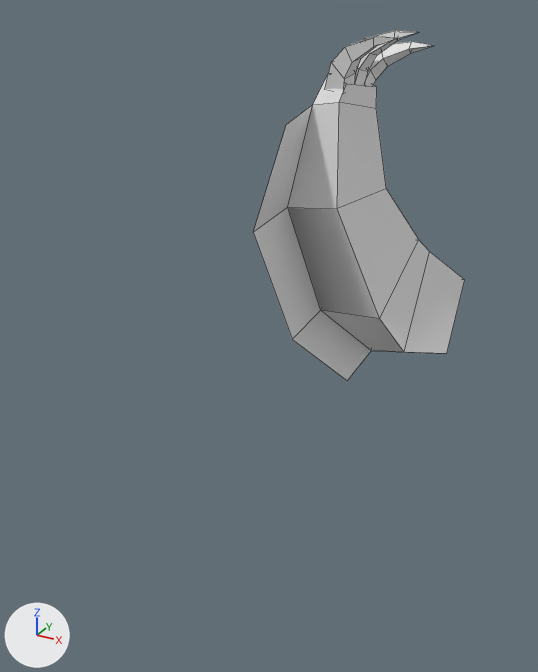
What one commit did to the OBJ model src/main/resources/assets/lycanitesmobs/models/equipment/wildkinarm.obj.
Rendered twice from a 50 mm lens placed at (0.487, -1.451, 0.6), pointed at (-0.085, -0.411, 0.081). The lights are fixed; the arrows at lower left show +X, +Y and +Z. Mesh edges are drawn as thin lines. Where no turn or scale is listed for an object, it has been applied to the vertices.

In view in the first picture: 'wildkinarm'.
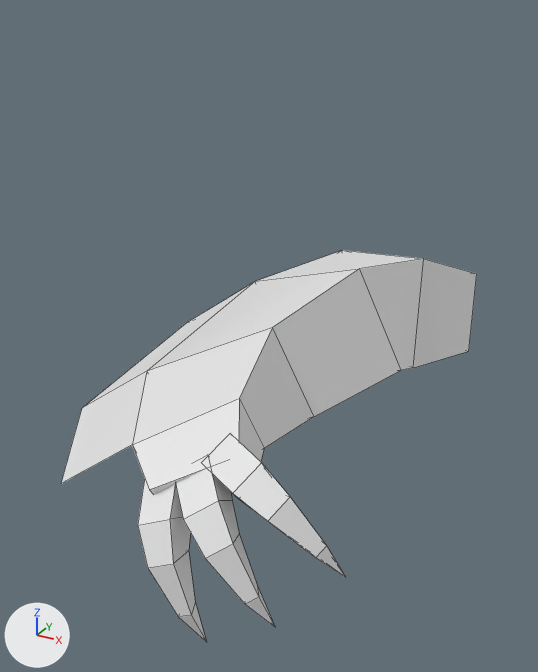
Changed parts and their boxes (x1, y1, x2, y2) in the pictures (538 x 672 px; the box of a moved part takes in the faces that stretch with it):
'wildkinarm', reshaped (96% wider, 12% taller)
    before: (253, 30, 465, 381)
    after: (61, 250, 477, 642)
part 1 of me_wildkinarm, moved or reshaped
    before: (364, 41, 434, 85)
    after: (201, 434, 345, 577)
part 2 of me_wildkinarm, moved or reshaped
    before: (355, 30, 418, 83)
    after: (175, 455, 275, 627)
part 3 of me_wildkinarm, moved or reshaped
    before: (325, 36, 396, 90)
    after: (138, 479, 206, 642)
part 4 of me_wildkinarm, moved or reshaped
    before: (253, 75, 465, 381)
    after: (61, 250, 477, 495)

Diff of the bpy script that builds the scene:
```diff
--- a/src/main/resources/assets/lycanitesmobs/models/equipment/wildkinarm.obj.py
+++ b/src/main/resources/assets/lycanitesmobs/models/equipment/wildkinarm.obj.py
@@ me_wildkinarm @@
 # used by ob_wildkinarm; location = (0.0, 0.0, 0.0)
-me_wildkinarm.from_pydata(...)  # 79 vertices, 76 faces; spans x -0.15..0.13, y -0.35..0.12, z -0.104..0.567
+me_wildkinarm.from_pydata(...)  # 79 vertices, 76 faces; spans x -0.394..0.21, y -0.857..0.141, z -0.177..0.178
+# me_wildkinarm part 1: the loose piece of 17 vertices spanning x -0.073..0.068, y -0.152..-0.084, z 0.46..0.548 is multiplied about its middle by the matrix ((0.72, 1.092, 0.649), (0.512, 0.433, -1.297), (-1.163, 0.867, -0.169)), then moved by (0.108, -0.621, -0.509)
+# me_wildkinarm part 2: the loose piece of 17 vertices spanning x -0.077..0.062, y -0.183..-0.139, z 0.475..0.567 is multiplied about its middle by the matrix ((0.72, 1.092, 0.649), (0.512, 0.433, -1.297), (-1.163, 0.867, -0.169)), then moved by (0.073, -0.622, -0.56)
+# me_wildkinarm part 3: the loose piece of 17 vertices spanning x -0.085..0.051, y -0.234..-0.174, z 0.467..0.56 is multiplied about its middle by the matrix ((0.72, 1.092, 0.649), (0.512, 0.433, -1.297), (-1.163, 0.867, -0.169)), then moved by (0.024, -0.593, -0.578)
+# me_wildkinarm part 4: 28 of 79 vertices moved; they spanned x -0.15..0.13, y -0.35..0.12, z -0.104..0.498 and now span x -0.394..0.177, y -0.809..0.141, z -0.111..0.178; mean shift (-0.035, -0.257, -0.193); largest move (-0.084, -0.199, 0.498) -> (-0.046, -0.809, 0.02)
 me_wildkinarm.materials.append(mat_wildkinarm)
```
